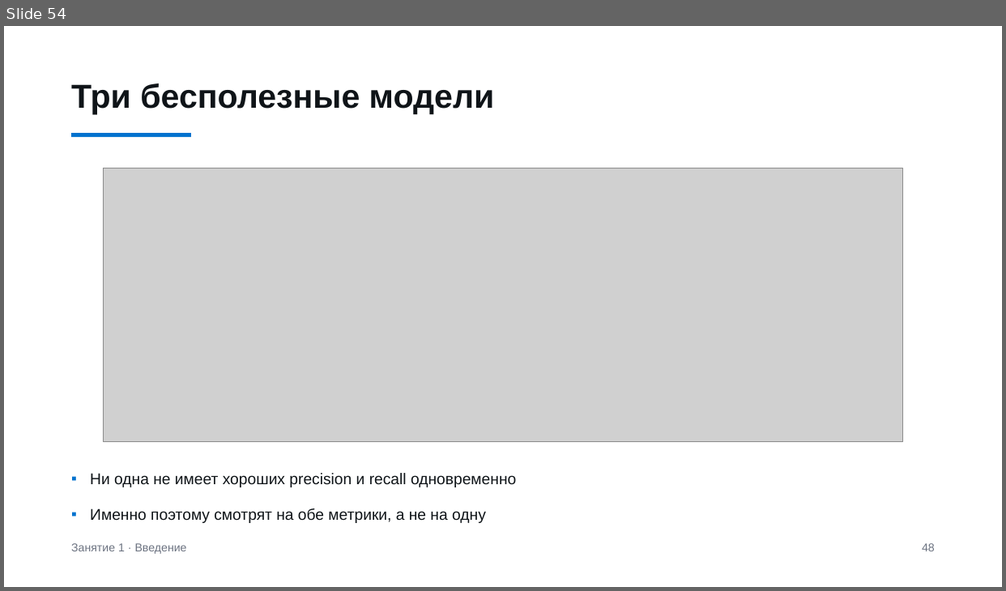
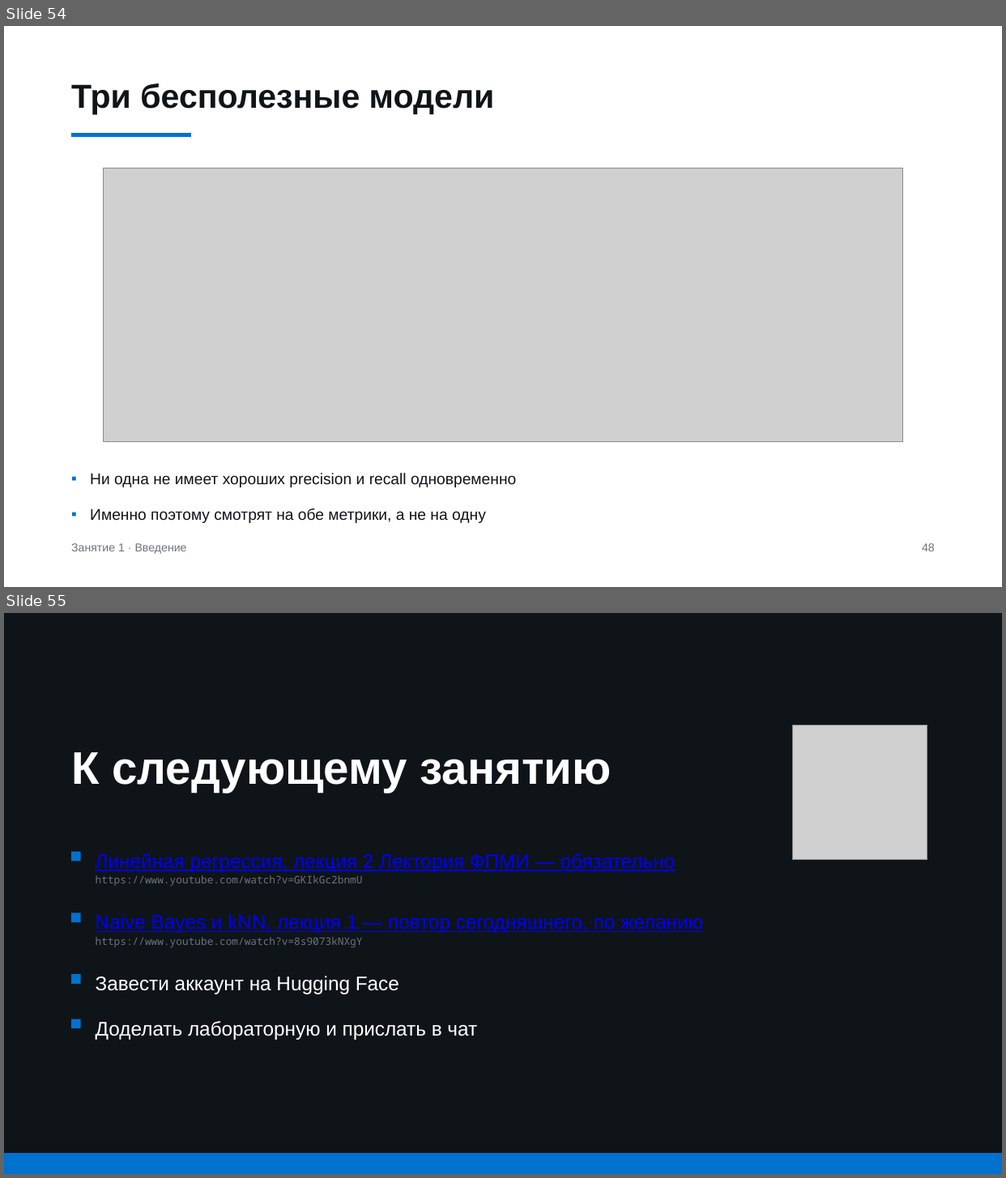
Before and after one commit to AmpiroMax/ml_dafe_mipt, a slide deck: classes/week_01_intro/lecture_01.pptx. Shown one above the other, each under a label of ours: slide 54 before the commit, slides 54 and 55 after it. The pictures are 1006x591 and 1006x1178 pixels, drawn with LibreOffice and Linux fonts; fonts in the diff are those of the drawing; grey boxes stand for pictures. Boxes give left, top, right and bottom in pixels: in the first picture for what was removed or moved away, otherwise in the second. Text is boxed around its words. In the diff, an @@ line names an element or a change of style, - is before the commit and + after.

Commit message:
Ссылки на материалы, чат курса и PDF презентации
Слайды курсов получили кликабельные ссылки, финальный слайд теперь
указывает на две лекции Лектория ФПМИ. В README добавлена секция
дополнительных материалов и ссылка на чат в телеграме.

Презентация выложена в PDF рядом с исходником: ссылки внутри работают.

```diff
--- a/classes/week_01_intro/lecture_01.pptx
+++ b/classes/week_01_intro/lecture_01.pptx
@@ slide 55 added at (4, 613, 1002, 1174), background #FFFFFF @@
@@ rectangle added at (4, 613, 1002, 1174), fill #0F1418 @@
@@ picture added at (792, 726, 927, 860) @@
@@ text added at (71, 752, 612, 792), 44 pt, text #FFFFFF, bold @@
+К следующему занятию
@@ rectangle added at (71, 852, 80, 861), fill #0072CE @@
@@ text added at (96, 854, 675, 872), 19 pt, text #0000FF, underline @@
+Линейная регрессия, лекция 2 Лектория ФПМИ — обязательно
@@ text added at (96, 875, 363, 886), 10 pt, text #6B7280 @@
+https://www.youtube.com/watch?v=GKIkGc2bnmU
@@ rectangle added at (71, 914, 80, 922), fill #0072CE @@
@@ text added at (96, 914, 703, 933), 19 pt, text #0000FF, underline @@
+Naive Bayes и kNN, лекция 1 — повтор сегодняшнего, по желанию
@@ text added at (96, 937, 363, 948), 10 pt, text #6B7280 @@
+https://www.youtube.com/watch?v=8s9073kNXgY
@@ rectangle added at (71, 974, 80, 983), fill #0072CE @@
@@ text added at (96, 976, 399, 995), 19 pt, text #FFFFFF @@
+Завести аккаунт на Hugging Face
@@ rectangle added at (71, 1020, 80, 1029), fill #0072CE @@
@@ text added at (96, 1021, 477, 1040), 19 pt, text #FFFFFF @@
+Доделать лабораторную и прислать в чат
@@ rectangle added at (4, 1153, 1002, 1174), fill #0072CE @@
```
Also in this commit, not shown: 2 slides changed, 1 slide removed, 4 other files.
